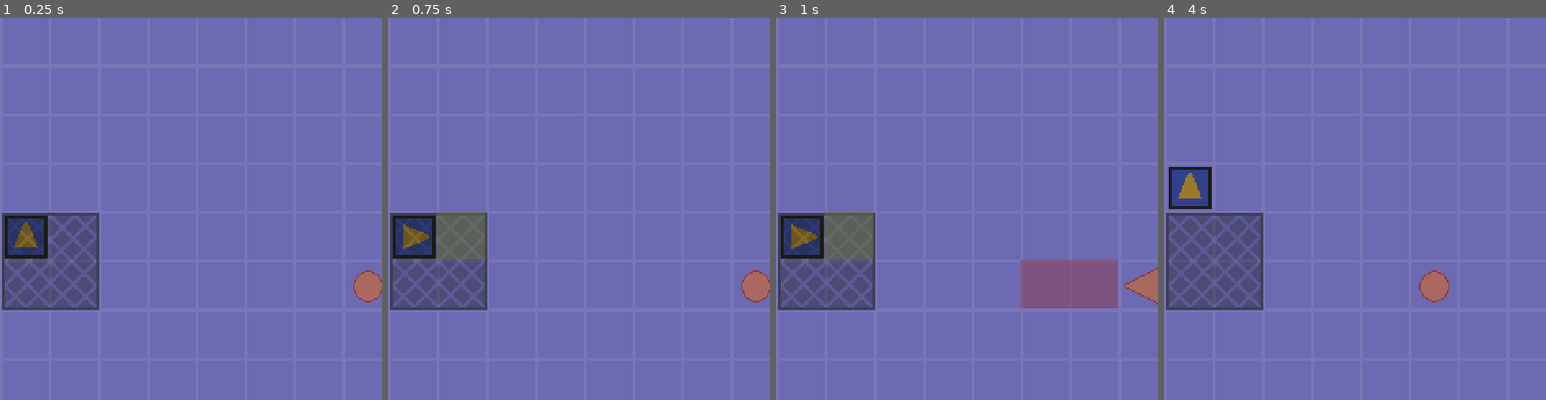
Above: before the commit, frames 1-4 (left to right).
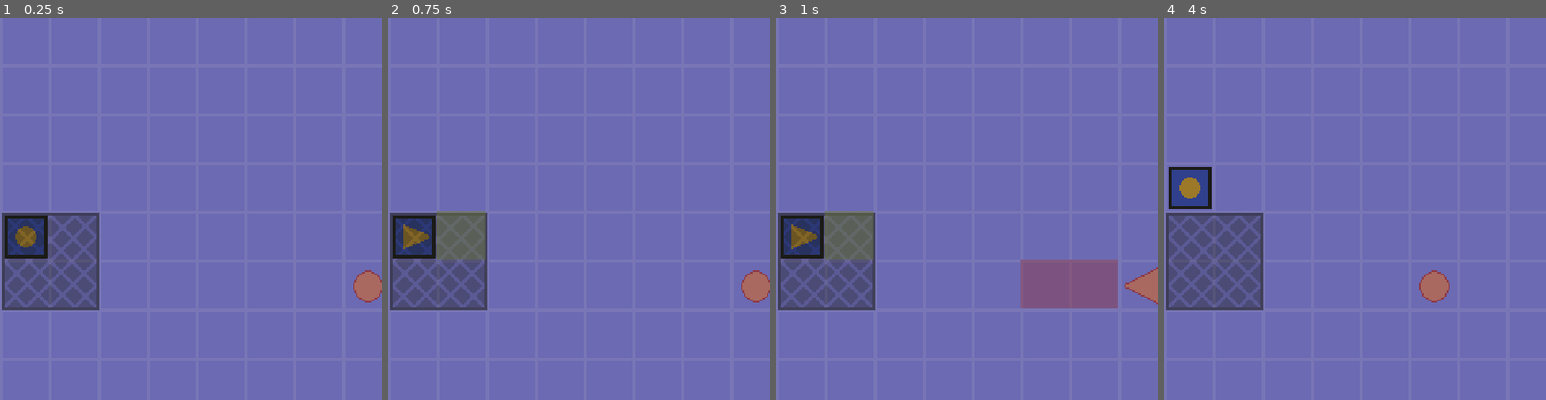
Above: after the commit, the same moments.

Repository: nolenroyalty/Click-Click-Trick
Game: Godot game, scene res://battlefield/Battlefield.tscn
Two runs of this game, one before a commit and one after it. Both use one fixed random seed, a clock stepped at 60 frames per second and the inputs below. The project has no main scene, so this scene is started directly.
Inputs:
- Up to frame 1 (0.25 s): no input
- Up to frame 2 (0.75 s): tap Enter at 0.5 s; hold D (player_right) from 0.53 s (still down)
- Up to frame 3 (1 s): keep holding D (player_right)
- Up to frame 4 (4 s): tap Space (player_cancel) at 1.25, 2.75 s; release D (player_right) at 1.28 s; hold S (player_down) 1.28-2.03 s; tap Enter at 2, 3.5 s; hold D (player_right) 2.03-2.78 s; hold W (player_up) 2.78-3.53 s; hold A (player_left) from 3.53 s (still down)
The pictures show only the part of the screen within x 0-50%, y 7-57%; the shares and areas given below are measured in that part.

The runs differ from the first frame. In frame 1, less than 0.1% of the frame differs, in the area x 3-10%, y 53-60%; in frame 2, nothing differs; in frame 3, nothing differs; in frame 4, less than 0.1%, in the area x 3-10%, y 40-48%.

Commit message:
oh my god classes exist

Diff:
--- a/battlefield/Battlefield.gd
+++ b/battlefield/Battlefield.gd
@@ -27,22 +27,19 @@
 
 	var beat = get_beat()
 	incr_beat()
+	player.tick(beat)
 	tick_enemies(beat)
 	tick_traps(beat)
 
 	match beat:
 		U.BEAT.NOOP:
-			player.record()
 			# Remove dead enemies
-		U.BEAT.SHOW:
-			# Pulse enemies
-			# Show each enemies' next move
-			player.pulse()
+			pass
+		U.BEAT.SHOW: pass
 		U.BEAT.MOVE:
 			move_player()
 			move_enemies()
 			clear_move_state()
-			player.execute()
 			# Collision won't fire on this frame, so we can't handle
 			# collisions here. We can either handle them on the next beat
 			# (probably awkward from a gameplay perspective) or we can
@@ -50,9 +47,9 @@
 			# I think the latter is the better option.
 
 func clear_move_state():
+	player.clear_move_state()
 	for enemy in get_enemies():
 		enemy.clear_move_state()
-	# This should clear the player state too imo
 
 func move_player():
 	var moves = player.get_moves()
@@ -129,7 +126,6 @@
 	U.WIDTH = width
 	U.HEIGHT = height
 
-
 func _music():
 	return track[0]
 
--- a/enemies/SimpleEnemy.gd
+++ b/enemies/SimpleEnemy.gd
@@ -1,14 +1,8 @@
-extends Node2D
+extends Moveable
 
-var PathingSquare = preload("res://effects/PathingSquare.tscn")
-
-onready var sprite = $Sprite
-onready var pulse_tween = $PulseTween
 var player : Node2D
 var direction = U.D.NONE
 var number_of_moves = 2
-var moves = []
-var current_pathing_squares = []
 
 func init(player_):
 	player = player_
@@ -53,63 +47,6 @@
 				d.y += 1
 	return next_moves
 
-func orient_for_first_move():
-	var first_move
-	if len(moves) == 0: first_move = U.D.NONE
-	else: first_move = moves[0]
-
-	match first_move:
-		U.D.NONE:
-			sprite.frame = 0
-			sprite.rotation_degrees = 0
-		U.D.UP:
-			sprite.frame = 1
-			sprite.rotation_degrees = 0
-		U.D.DOWN:
-			sprite.frame = 1
-			sprite.rotation_degrees = 180
-		U.D.LEFT:
-			sprite.frame = 1
-			sprite.rotation_degrees = -90
-		U.D.RIGHT:
-			sprite.frame = 1
-			sprite.rotation_degrees = 90
-
-func get_moves():
-	return moves
-
-func pulse():
-	pulse_tween.pulse()
-
-func clear_pathing():
-	for square in current_pathing_squares:
-		square.call_deferred("queue_free")
-	current_pathing_squares = []
-
-func clear_move_state():
-	clear_pathing()
-	moves = []
-
-func sum_d_moves():
-	var sum = Vector2()
-	for move in moves:
-		sum += U.d(move)
-	return sum
-
-func display_pathing():
-	clear_pathing()
-	var pos = U.pos_(self)
-	for move in moves:
-		if move == U.D.NONE: continue
-		var d = pos + U.d(move)
-		if U.in_bounds(d):
-			var square = PathingSquare.instance()
-			square.position = d * C.CELL_SIZE
-			get_parent().add_child(square)
-			square.set_color(square.COLOR.ENEMY)
-			current_pathing_squares.append(square)
-			pos = d
-
 func tick(beat):
 	match beat:
 		U.BEAT.NOOP:
--- /dev/null
+++ b/moveables/Moveable.gd
@@ -0,0 +1,67 @@
+extends Node2D
+
+class_name Moveable
+
+var PathingSquare = preload("res://effects/PathingSquare.tscn")
+onready var sprite = $Sprite
+onready var pulse_tween = $PulseTween
+var pathing_square_instance_for_stupid_hack = PathingSquare.instance()
+
+var moves = []
+var current_pathing_squares = []
+
+func get_pathing_color():
+	# SUrely there's a better way to do this
+	return pathing_square_instance_for_stupid_hack.COLOR.ENEMY
+
+func orient_for_first_move():
+	var first_move
+	if len(moves) == 0: first_move = U.D.NONE
+	else: first_move = moves[0]
+
+	match first_move:
+		U.D.NONE:
+			sprite.frame = 0
+			sprite.rotation_degrees = 0
+		U.D.UP:
+			sprite.frame = 1
+			sprite.rotation_degrees = 0
+		U.D.DOWN:
+			sprite.frame = 1
+			sprite.rotation_degrees = 180
+		U.D.LEFT:
+			sprite.frame = 1
+			sprite.rotation_degrees = -90
+		U.D.RIGHT:
+			sprite.frame = 1
+			sprite.rotation_degrees = 90
+
+func clear_pathing():
+	for square in current_pathing_squares:
+		square.call_deferred("queue_free")
+	current_pathing_squares = []
+
+func clear_move_state():
+	clear_pathing()
+	moves = []
+
+func display_pathing():
+	clear_pathing()
+	var pos = U.pos_(self)
+	for move in moves:
+		if move == U.D.NONE: continue
+		var d = pos + U.d(move)
+		if U.in_bounds(d):
+			var square = PathingSquare.instance()
+			square.position = d * C.CELL_SIZE
+			get_parent().add_child(square)
+			var color = get_pathing_color()
+			square.set_color(color)
+			current_pathing_squares.append(square)
+			pos = d
+
+func get_moves():
+	return moves
+
+func pulse():
+	pulse_tween.pulse()
--- /dev/null
+++ b/moveables/Moveable.tscn
@@ -0,0 +1,7 @@
+[gd_scene load_steps=2 format=2]
+
+[ext_resource path="res://effects/PulseTween.tscn" type="PackedScene" id=1]
+
+[node name="Moveable" type="Node2D"]
+
+[node name="PulseTween" parent="." instance=ExtResource( 1 )]
--- a/player/Player.gd
+++ b/player/Player.gd
@@ -1,39 +1,8 @@
-extends Node2D
+extends Moveable
 
 enum S { RECORDING, MOVING }
 
-var PathingSquare = preload("res://effects/PathingSquare.tscn")
-
-onready var sprite = $Sprite
-onready var pulse_tween = $PulseTween
-
 var state = S.RECORDING
-var direction = U.D.NONE
-
-var moves = [ U.D.NONE ]
-var current_pathing_squares = []
-
-func orient_for_first_move():
-	var first_move
-	if len(moves) == 0: first_move = U.D.NONE
-	else: first_move = moves[0]
-
-	match first_move:
-		U.D.NONE:
-			sprite.frame = 0
-			sprite.rotation_degrees = 0
-		U.D.UP:
-			sprite.frame = 1
-			sprite.rotation_degrees = 0
-		U.D.DOWN:
-			sprite.frame = 1
-			sprite.rotation_degrees = 180
-		U.D.LEFT:
-			sprite.frame = 1
-			sprite.rotation_degrees = -90
-		U.D.RIGHT:
-			sprite.frame = 1
-			sprite.rotation_degrees = 90
 
 func add_move(move):
 	match move:
@@ -54,10 +23,9 @@
 	elif Input.is_action_just_pressed("player_cancel"): return U.D.NONE
 	else: return null
 
-func clear_pathing():
-	for square in current_pathing_squares:
-		square.call_deferred("queue_free")
-	current_pathing_squares = []
+func get_pathing_color():
+	# surely there's a better way to do this
+	return pathing_square_instance_for_stupid_hack.COLOR.PLAYER
 
 func sum_d_moves():
 	var sum = Vector2()
@@ -65,45 +33,22 @@
 		sum += U.d(move)
 	return sum
 
-func display_pathing():
-	clear_pathing()
-	var pos = U.pos_(self)
-	for move in moves:
-		if move == U.D.NONE: continue
-		var d = pos + U.d(move)
-		if U.in_bounds(d):
-			var square = PathingSquare.instance()
-			square.position = d * C.CELL_SIZE
-			get_parent().add_child(square)
-			square.set_color(square.COLOR.PLAYER)
-			current_pathing_squares.append(square)
-			pos = d
-
-func record():
-	direction = U.D.NONE
-	state = S.RECORDING
-
-func execute():
-	state = S.MOVING
-	moves = []
-	clear_pathing()
-
-func get_moves(): return moves
+func tick(beat):
+	match beat:
+		U.BEAT.NOOP:
+			state = S.RECORDING
+			orient_for_first_move()
+		U.BEAT.SHOW:
+			pulse()
+		U.BEAT.MOVE:
+			state = S.MOVING
 
 func _process(_delta):
 	match state:
 		S.MOVING: pass
-
 		S.RECORDING:
 			var move = get_move()
 			if move != null:
 				add_move(move)
 				orient_for_first_move()
 				display_pathing()
-
-	if C.DEBUG:
-		if Input.is_action_just_pressed("DEBUG_pulse"):
-			pulse()
-
-func pulse():
-	pulse_tween.pulse()
--- a/project.godot
+++ b/project.godot
@@ -7,6 +7,16 @@
 ;   param=value ; assign values to parameters
 
 config_version=4
+
+_global_script_classes=[ {
+"base": "Node2D",
+"class": "Moveable",
+"language": "GDScript",
+"path": "res://moveables/Moveable.gd"
+} ]
+_global_script_class_icons={
+"Moveable": ""
+}
 
 [application]
 
